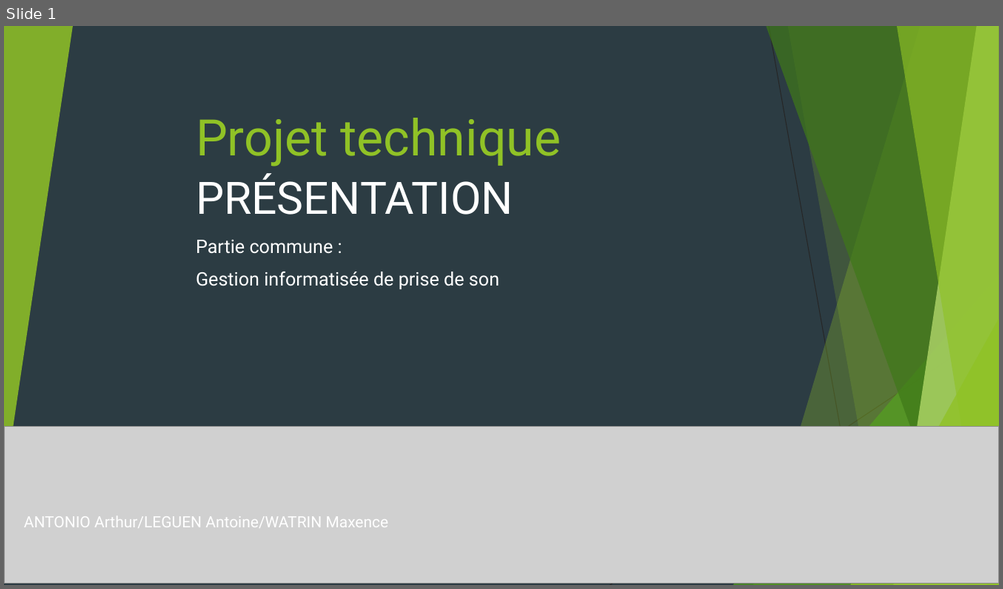
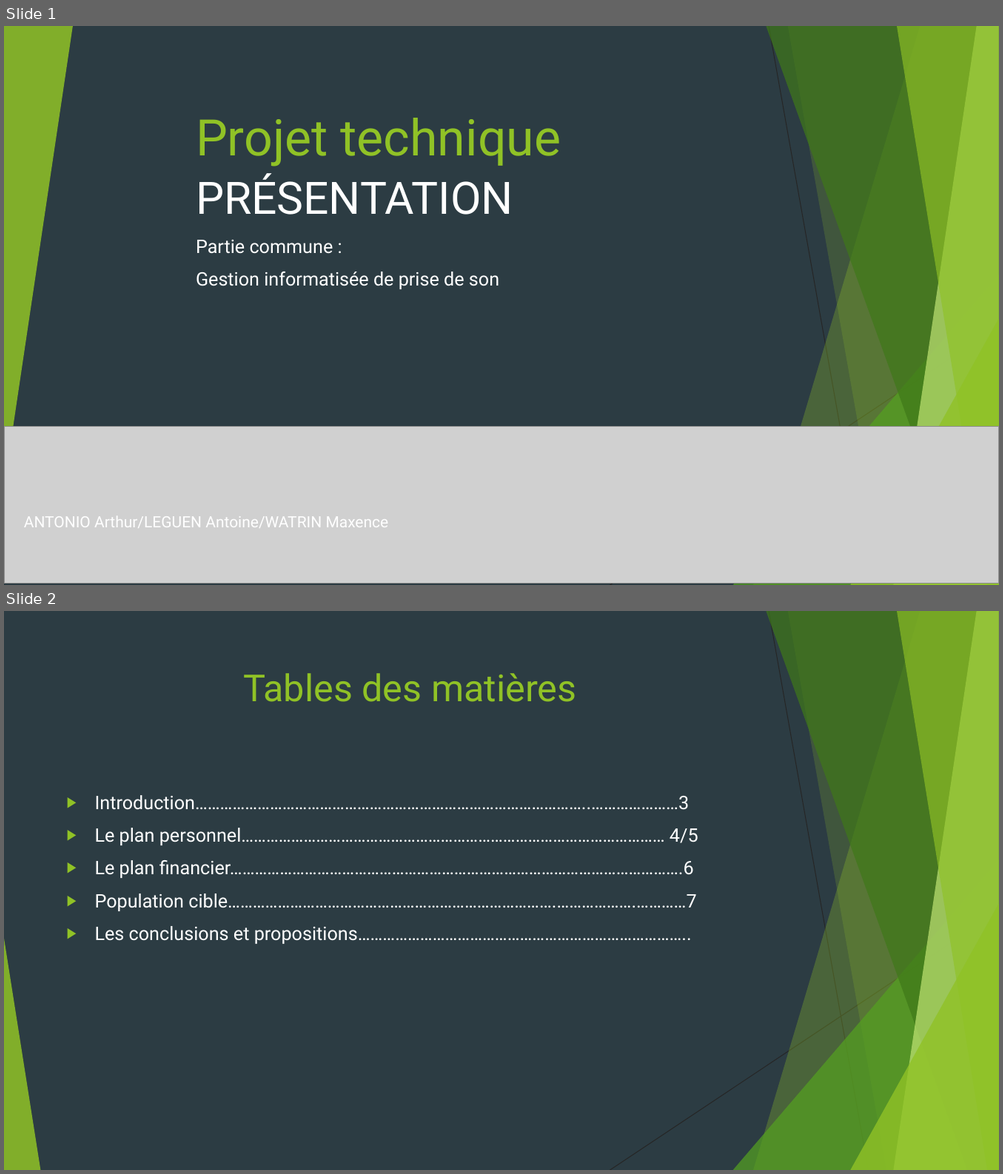
Before and after one commit to MAXENCEWATRIN/GitHub, a slide deck: A trier/Présentation Projet technique.pptx. Shown one above the other, each under a label of ours: slide 1 before the commit, slides 1 and 2 after it. The pictures are 1003x589 and 1003x1174 pixels, drawn with LibreOffice and Linux fonts; fonts in the diff are those of the drawing; grey boxes stand for pictures. Boxes give left, top, right and bottom in pixels: in the first picture for what was removed or moved away, otherwise in the second. Text is boxed around its words. In the diff, an @@ line names an element or a change of style, - is before the commit and + after.

```diff
--- a/A trier/Présentation Projet technique.pptx
+++ b/A trier/Présentation Projet technique.pptx
@@ slide 2 added at [4, 611, 999, 1170], background #2C3C43; not listed: 9 template elements that a slide beside it also shows @@
@@ title added at [243, 673, 576, 702], 36 pt, text #90C226 @@
+Tables des matières
@@ text added at [95, 795, 698, 944], 18 pt, text #FFFFFF @@
+▶ Introduction…………………………………………………………………………………..…………………3
+▶ Le plan personnel………………………………………………………………………………………… 4/5
+▶ Le plan financier……………………………………………………………………………………………….6
+▶ Population cible…………………………………………………………………….……………….…………7
+▶ Les conclusions et propositions……………………………………………………………………..
@@ triangle added at [4, 939, 40, 1170], fill #90C226 at 85% opacity @@
```
Also in this commit, not shown: 5 other slides added, 1 other file.
